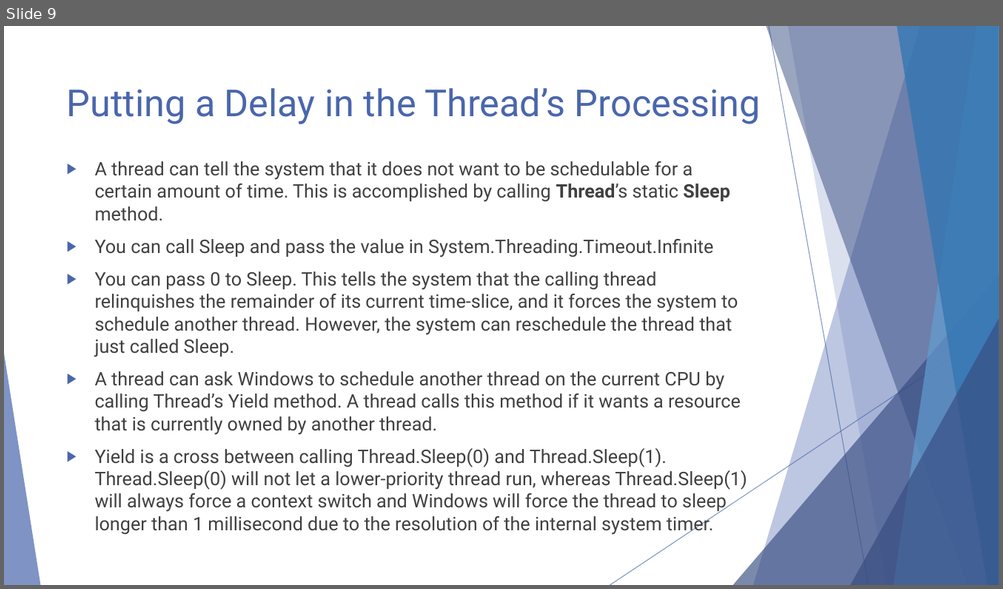
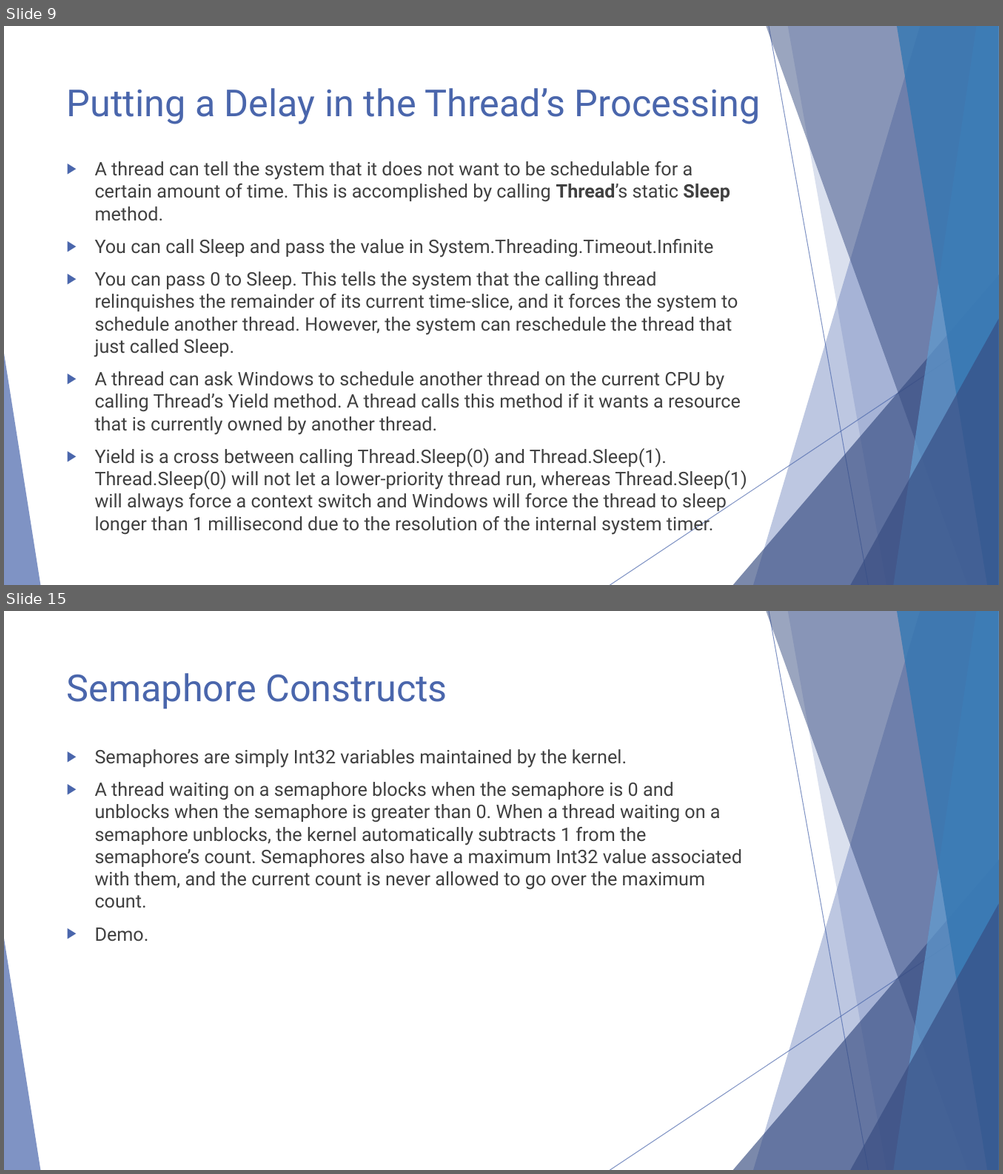
Before and after one commit to tigertop/RAU-OS-Labs, a slide deck: Lab 6/RAU-OS-Lab6.pptx. Shown one above the other, each under a label of ours: slide 9 before the commit, slides 9 and 15 after it; the slides between them are not shown. The pictures are 1003x589 and 1003x1174 pixels, drawn with LibreOffice and Linux fonts; fonts in the diff are those of the drawing. Boxes give left, top, right and bottom in pixels: in the first picture for what was removed or moved away, otherwise in the second. Text is boxed around its words. In the diff, an @@ line names an element or a change of style, - is before the commit and + after.

Commit message:
Added material for Kernel-Mode Constructs

```diff
--- a/Lab 6/RAU-OS-Lab6.pptx
+++ b/Lab 6/RAU-OS-Lab6.pptx
@@ slide 15 added at bbox=[4, 611, 999, 1170], background #FFFFFF; not listed: 10 template elements that a slide beside it also shows @@
@@ title added at bbox=[67, 673, 447, 709], 36 pt, text #4A66AC @@
+Semaphore Constructs
@@ text added at bbox=[95, 749, 742, 942], 18 pt, text #404040 @@
+▶ Semaphores are simply Int32 variables maintained by the kernel.
+▶ A thread waiting on a semaphore blocks when the semaphore is 0 and unblocks when the semaphore is greater than 0. When a thread waiting on a semaphore unblocks, the kernel automatically subtracts 1 from the semaphore’s count. Semaphores also have a maximum Int32 value associated with them, and the current count is never allowed to go over the maximum count.
+▶ Demo.
```
Also in this commit, not shown: 6 other slides added, 1 other file.
